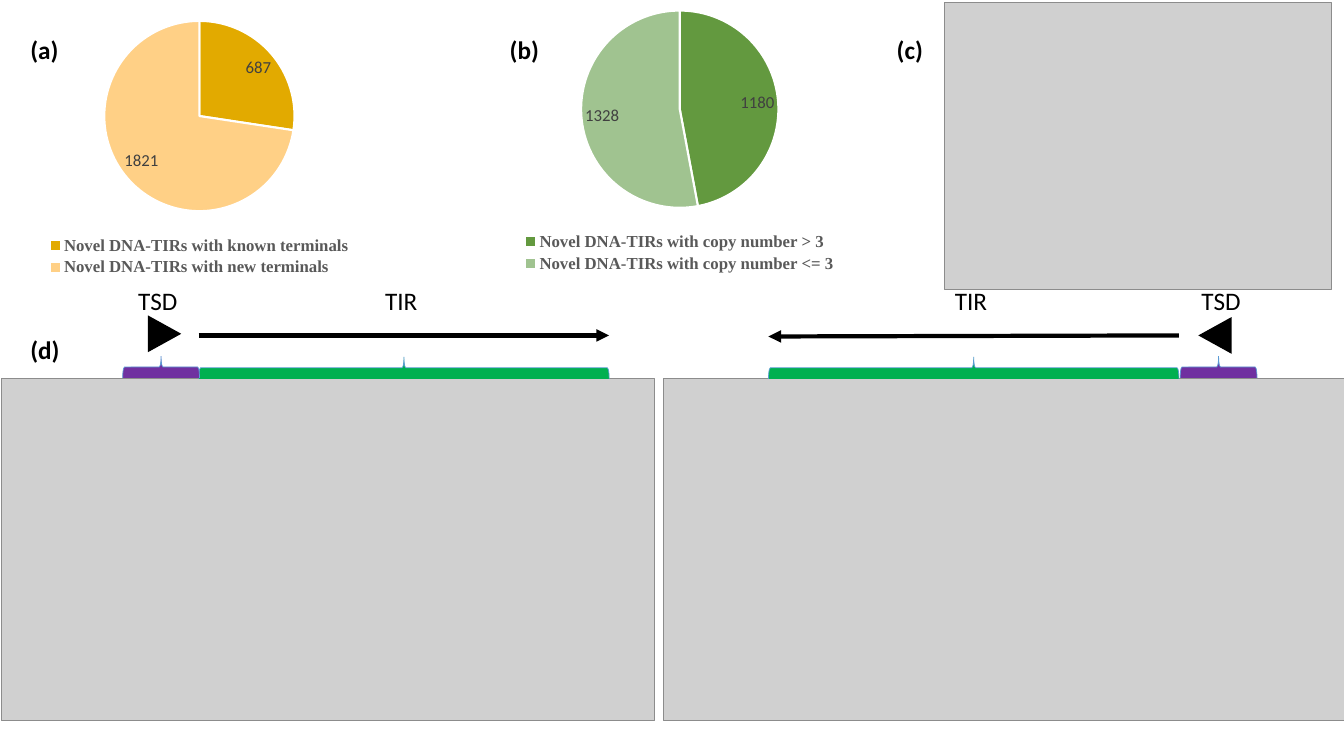
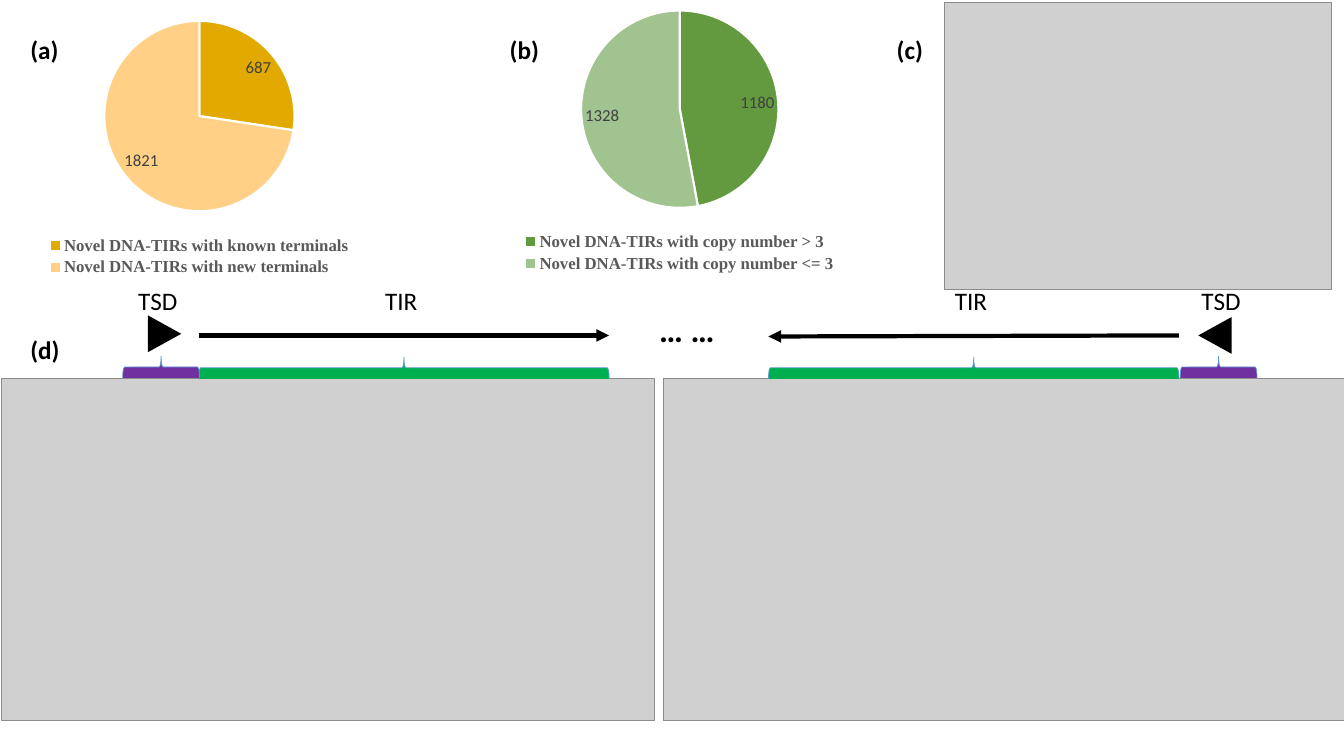
Before and after one commit to CSU-KangHu/HiTE, a slide deck: slide 98 of document/20220720_胡康_进展汇报 [自动保存的].pptx. Drawn at 1344x756 pixels with LibreOffice and Linux fonts; fonts in the diff are those of the drawing; grey boxes stand for pictures. Boxes give left, top, right and bottom in pixels: in the first picture for what was removed or moved away, otherwise in the second. Text is boxed around its words. In the diff, an @@ line names an element or a change of style, - is before the commit and + after.

```diff
--- a/document/20220720_胡康_进展汇报 [自动保存的].pptx
+++ b/document/20220720_胡康_进展汇报 [自动保存的].pptx
@@ text added at box(649, 303, 739, 354), 24 pt, text #000000, bold @@
+… …
```
Also in this commit, not shown: 9 other slides changed, 1 slide added, 31 other files.
